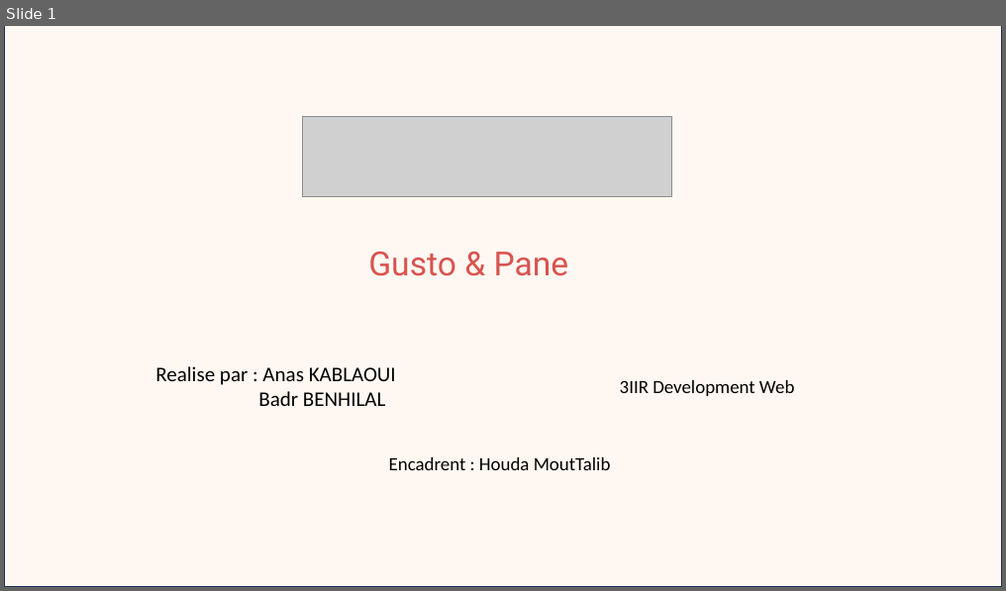
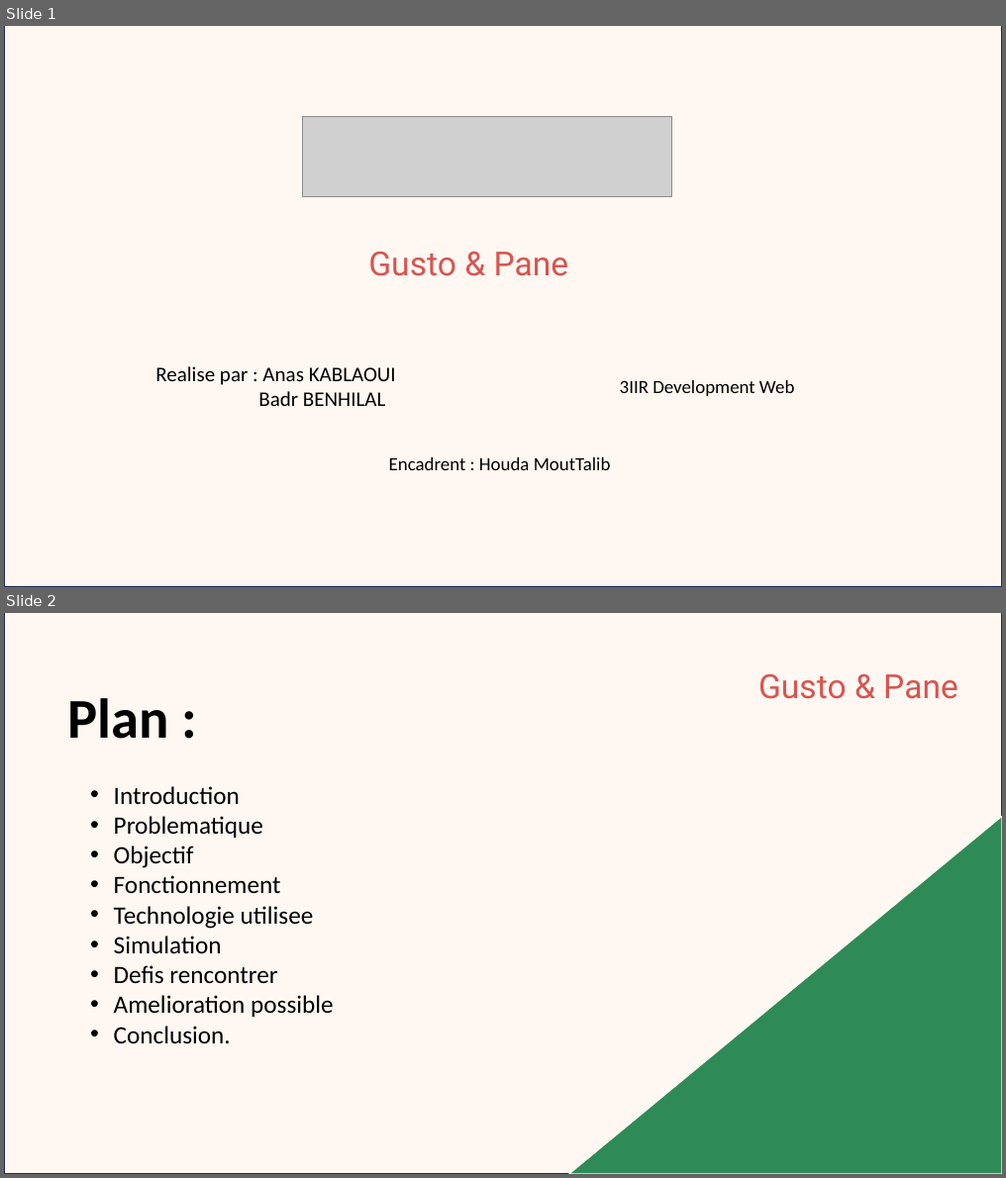
Before and after one commit to anaskablaoui/Gusto-pane, a slide deck: Présentation1.pptx. Shown one above the other, each under a label of ours: slide 1 before the commit, slides 1 and 2 after it. The pictures are 1006x591 and 1006x1178 pixels, drawn with LibreOffice and Linux fonts; fonts in the diff are those of the drawing; grey boxes stand for pictures. Boxes give left, top, right and bottom in pixels: in the first picture for what was removed or moved away, otherwise in the second. Text is boxed around its words. In the diff, an @@ line names an element or a change of style, - is before the commit and + after.

```diff
--- a/Présentation1.pptx
+++ b/Présentation1.pptx
@@ slide 2 added at [4, 613, 1002, 1174], background #FFFFFF @@
@@ rectangle added at [4, 613, 1002, 1174], fill #FFF8F2, outline #1E3256 1 pt @@
@@ text added at [67, 698, 168, 739], 54 pt, text #000000, bold @@
+Plan :
@@ text added at [758, 674, 958, 699], 32 pt, text #D9534F @@
+Gusto & Pane
@@ text added at [114, 786, 334, 1045], 24 pt, text #000000 @@
+• Introduction
+• Problematique
+• Objectif
+• Fonctionnement
+• Technologie utilisee
+• Simulation
+• Defis rencontrer
+• Amelioration possible
+• Conclusion.
@@ right triangle added at [569, 817, 1002, 1174], fill #2E8B57, outline #FFF8F2 1 pt @@
```
Also in this commit, not shown: 7 slides changed, 3 other slides added, 1 slide removed.
